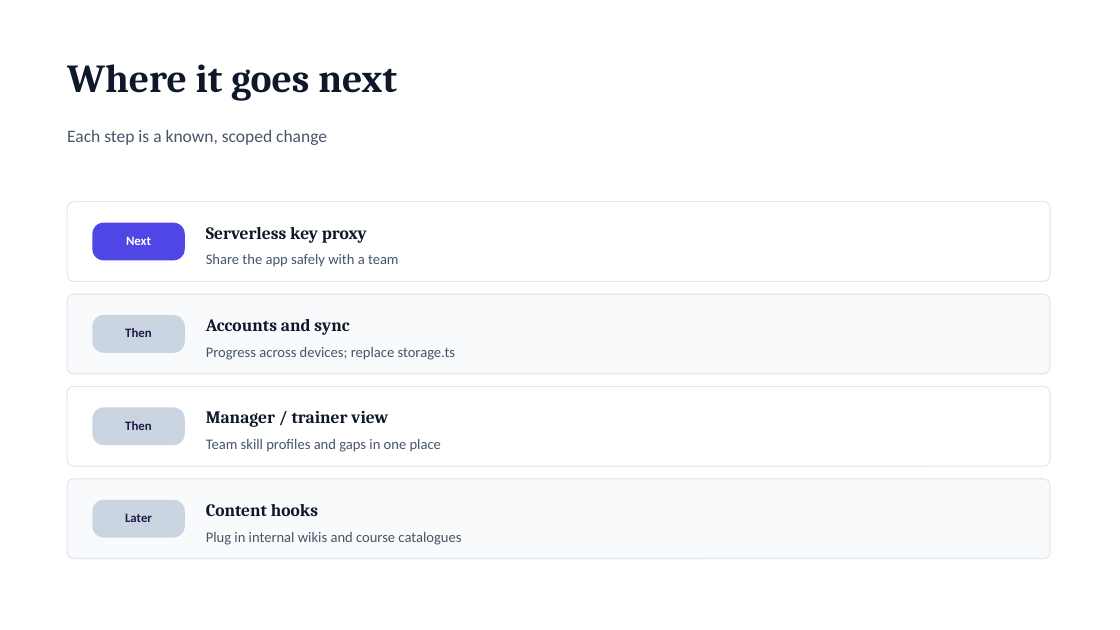
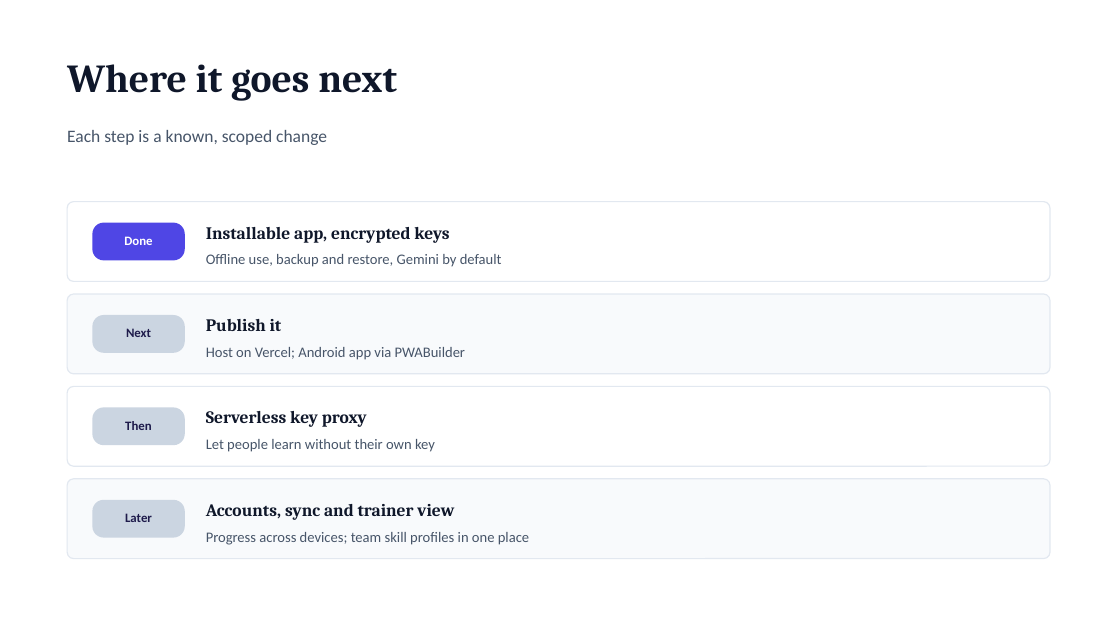
Before and after one commit to sohelPathanHarbinger/skill_path, a slide deck: slide 16 of docs/SkillPath-Presentation.pptx (slide 15 before the commit). Drawn at 1120x630 pixels with LibreOffice and Linux fonts; fonts in the diff are those of the drawing. Boxes give left, top, right and bottom in pixels: in the first picture for what was removed or moved away, otherwise in the second. Text is boxed around its words. In the diff, an @@ line names an element or a change of style, - is before the commit and + after.

Commit message:
feat: add PWA support with install prompt and offline capabilities
- Implemented AppMenu component for navigation and settings
- Added AppStatus component to display online/offline status and update notices
- Created BackupPanel for downloading and restoring user data
- Developed InfoPages for About, How to Use, and Disclaimer sections
- Introduced hooks for handling install prompts and online status
- Added app information module for versioning and developer details
- Implemented backup and restore functionality for user tracks
- Secured API keys with encryption for enhanced privacy

```diff
--- a/docs/SkillPath-Presentation.pptx
+++ b/docs/SkillPath-Presentation.pptx
@@ text added at box(124, 236, 152, 245), 11 pt, text #FFFFFF, bold @@
+Done
@@ text at box(206, 227, 449, 243): text changed @@
-Serverless key proxy
+Installable app, encrypted keys
@@ text at box(206, 254, 502, 267): text changed @@
-Share the app safely with a team
+Offline use, backup and restore, Gemini by default
@@ text "Next": place and size @@
-text "Next" at box(126, 236, 151, 245)
+text "Next" at box(126, 328, 151, 337)
@@ text "Next" at box(126, 328, 151, 337): text colour #FFFFFF to #1E1B4B @@
@@ text removed at box(125, 328, 152, 337) @@
-Then
@@ text at box(206, 319, 282, 331): text changed @@
-Accounts and sync
+Publish it
@@ text at box(206, 347, 465, 360): text changed @@
-Progress across devices; replace storage.ts
+Host on Vercel; Android app via PWABuilder
@@ text at box(206, 411, 367, 427): text changed @@
-Manager / trainer view
+Serverless key proxy
@@ text at box(206, 439, 435, 452): text changed @@
-Team skill profiles and gaps in one place
+Let people learn without their own key
@@ text at box(206, 504, 454, 520): text changed @@
-Content hooks
+Accounts, sync and trainer view
@@ text at box(206, 532, 529, 545): text changed @@
-Plug in internal wikis and course catalogues
+Progress across devices; team skill profiles in one place
```
Also in this commit, not shown: 7 other slides changed, 1 slide added, 39 other files.
